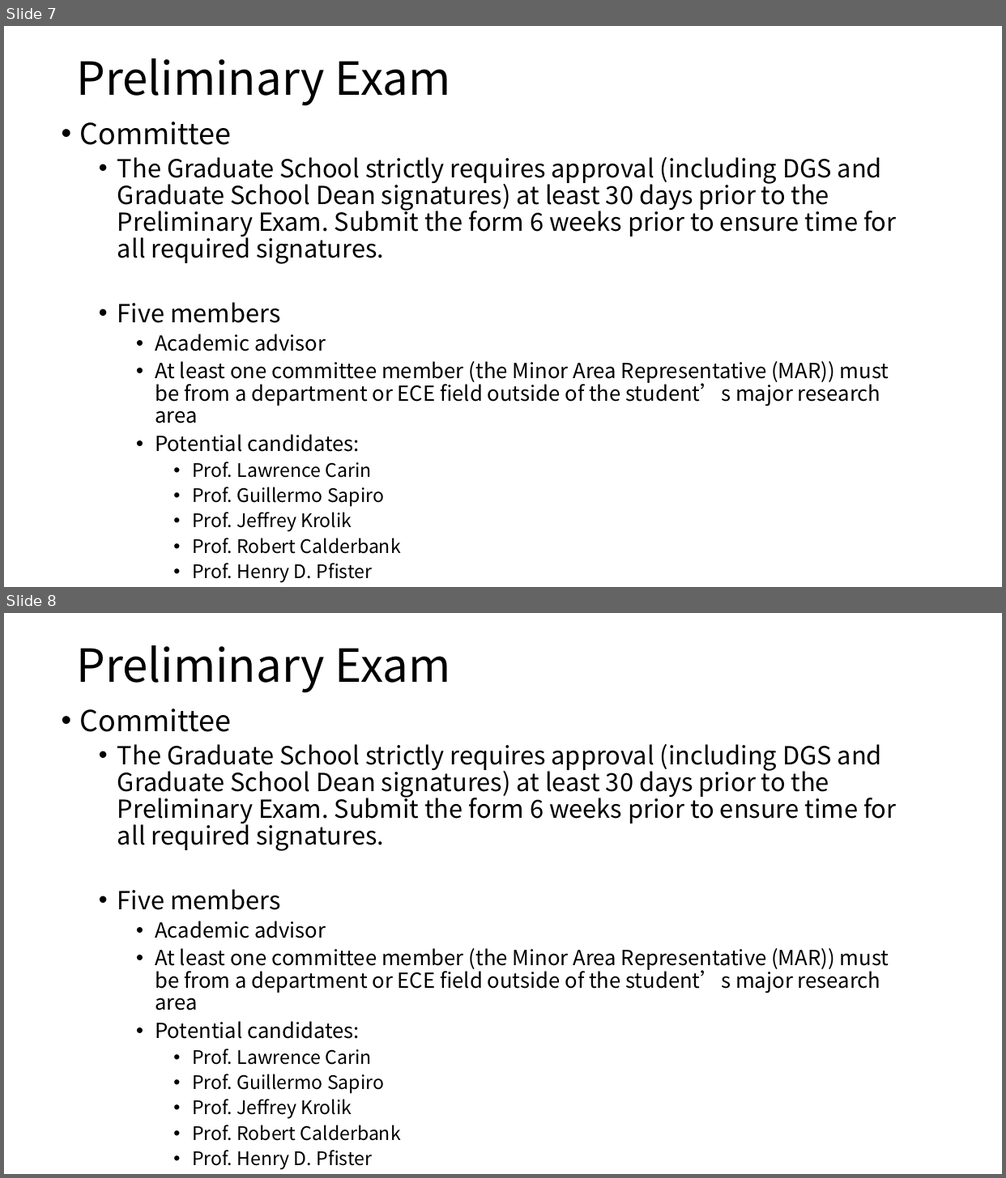
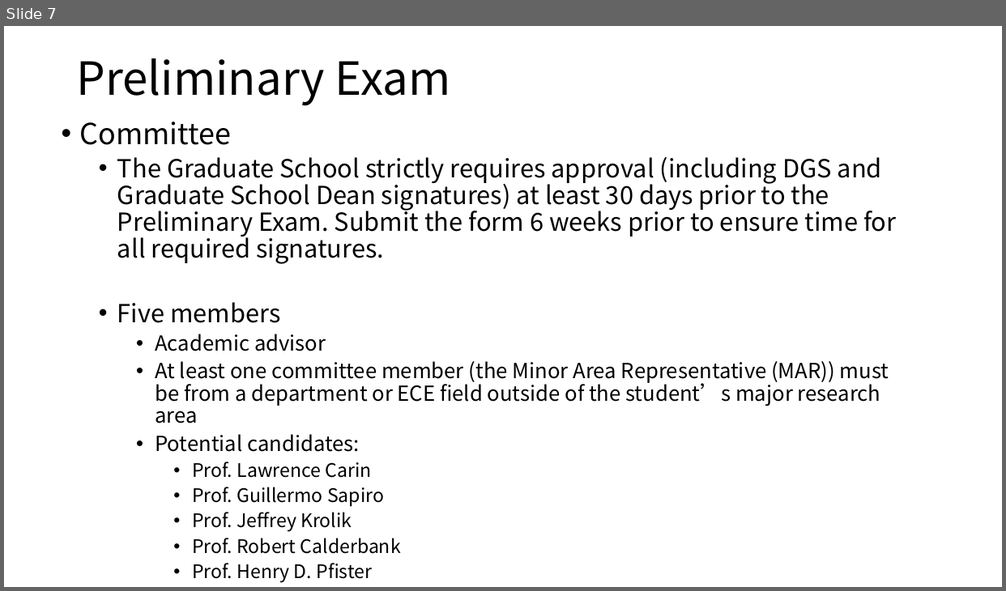
Before and after one commit to diaoenmao/Research, a slide deck: doc/Report/Jun 25 2020.pptx. Shown one above the other, each under a label of ours: slides 7 and 8 before the commit, slide 7 after it. The pictures are 1006x1178 and 1006x591 pixels, drawn with LibreOffice and Linux fonts; fonts in the diff are those of the drawing. Boxes give left, top, right and bottom in pixels: in the first picture for what was removed or moved away, otherwise in the second. Text is boxed around its words. In the diff, an @@ line names an element or a change of style, - is before the commit and + after.

```diff
--- a/doc/Report/Jun 25 2020.pptx
+++ b/doc/Report/Jun 25 2020.pptx
@@ slide 7 removed at (x1=4, y1=26, x2=1002, y2=587), background #FFFFFF @@
@@ title removed at (x1=76, y1=58, x2=451, y2=106) @@
-Preliminary Exam
@@ text removed at (x1=80, y1=122, x2=896, y2=583) @@
-• Committee
-  • The Graduate School strictly requires approval (including DGS and Graduate School Dean signatures) at least 30 days prior to the Preliminary Exam. Submit the form 6 weeks prior to ensure time for all required signatures.
-  • Five members
-    • Academic advisor
-    • At least one committee member (the Minor Area Representative (MAR)) must be from a department or ECE field outside of the student’s major research area
-    • Potential candidates:
-      • Prof. Lawrence Carin
-      • Prof. Guillermo Sapiro
-      • Prof. Jeffrey Krolik
-      • Prof. Robert Calderbank
-      • Prof. Henry D. Pfister
-      • …
@@ what was slide 8 is now slide 7 @@
```
Also in this commit, not shown: 1 other file.
